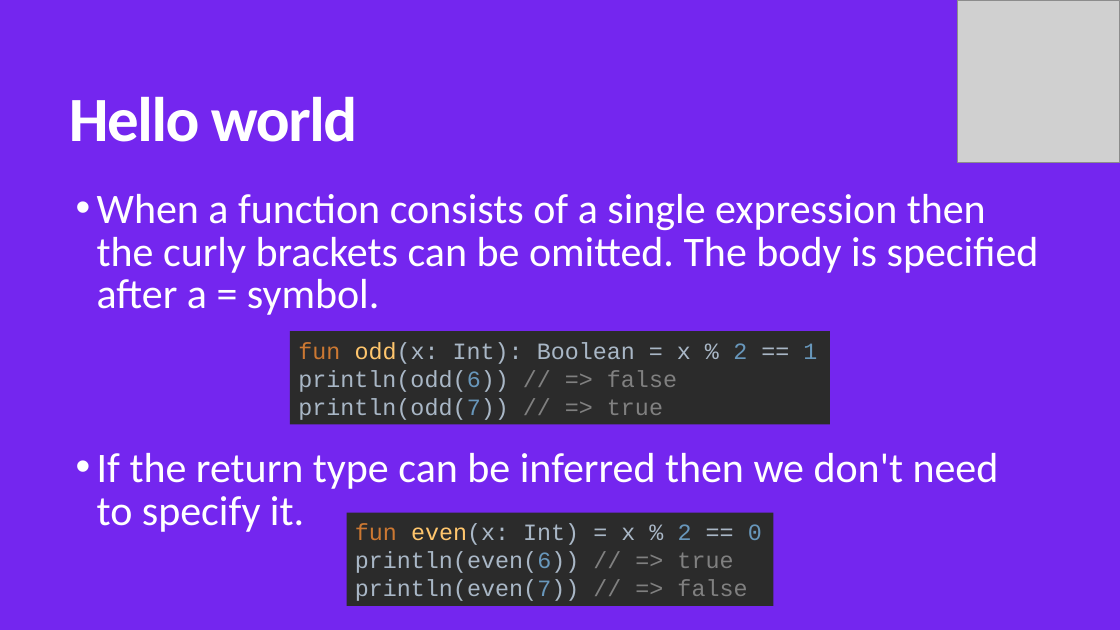
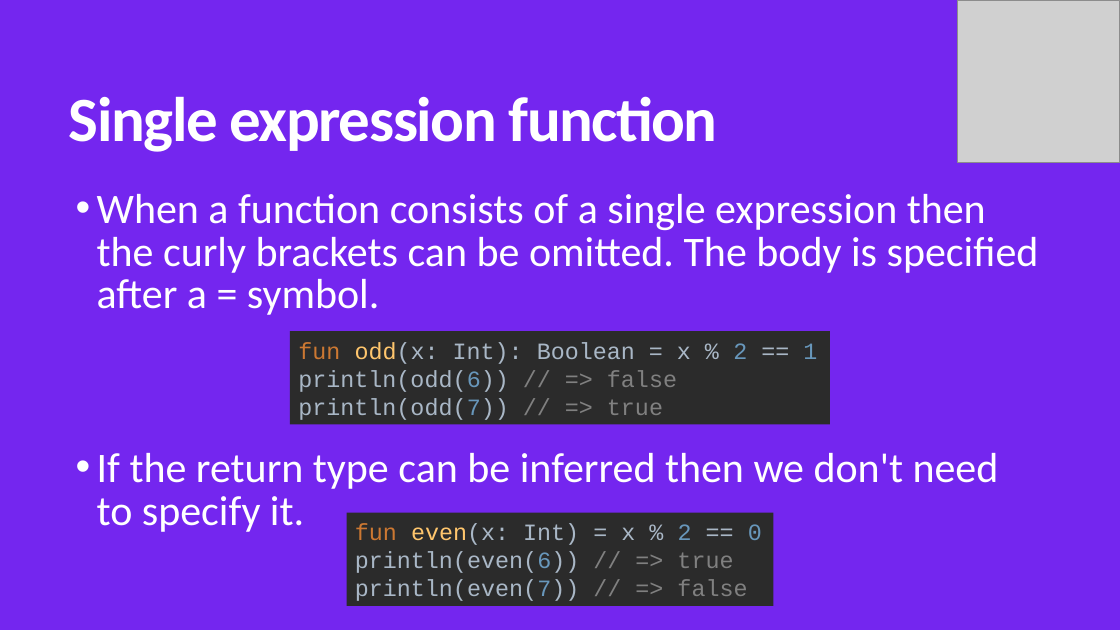
Before and after one commit to MohamedWael/Kotlin-crash-course, a slide deck: slide 31 of kotlin_intro.pptx (slide 30 before the commit). Drawn at 1120x630 pixels with LibreOffice and Linux fonts; fonts in the diff are those of the drawing; grey boxes stand for pictures. Boxes give left, top, right and bottom in pixels: in the first picture for what was removed or moved away, otherwise in the second. Text is boxed around its words. In the diff, an @@ line names an element or a change of style, - is before the commit and + after.

```diff
--- a/kotlin_intro.pptx
+++ b/kotlin_intro.pptx
@@ title at (69,96,718,152): text changed @@
-Hello world
+Single expression function
```
Also in this commit, not shown: 15 other slides changed, 29 slides added, 1 slide removed, 1 other file.
